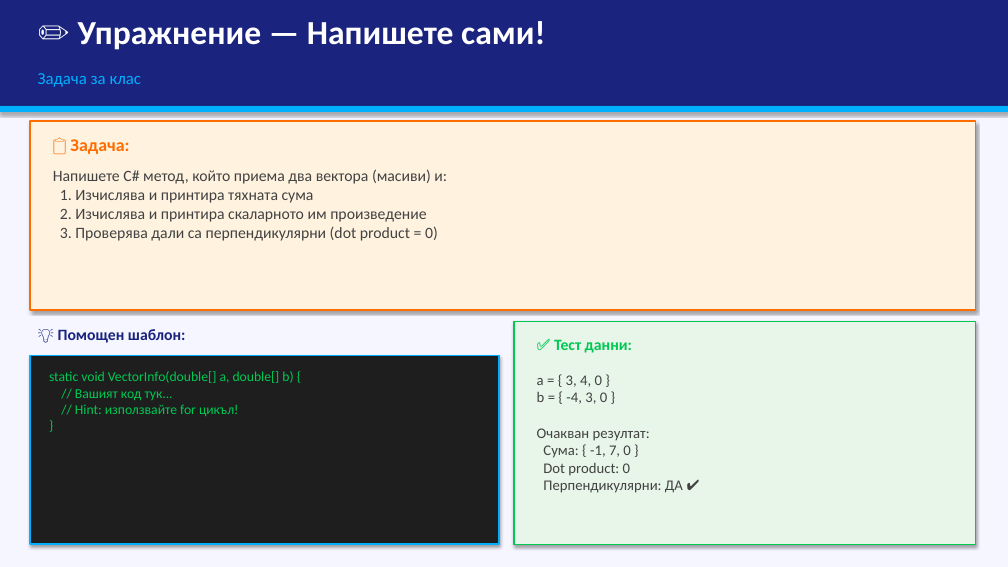
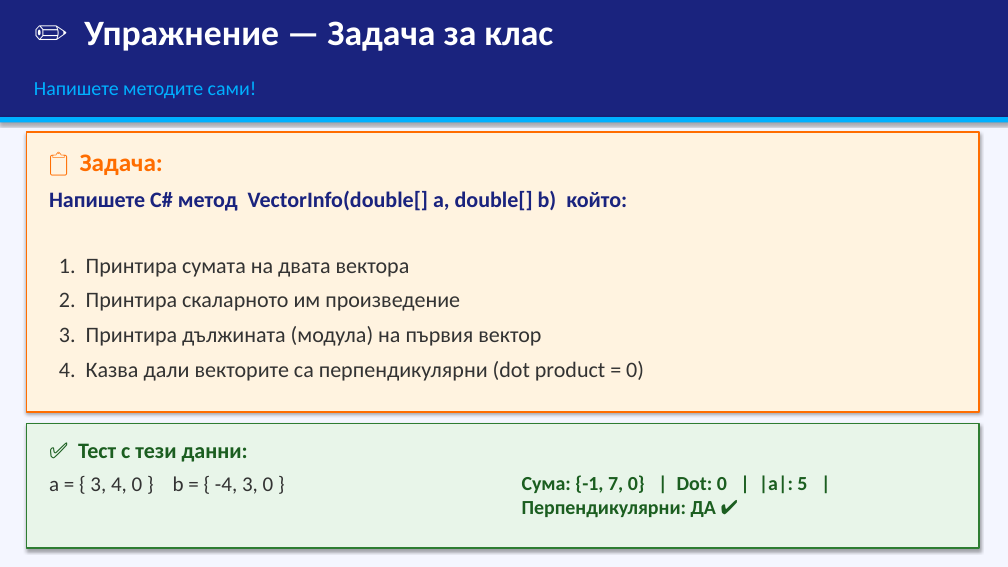
Before and after one commit to ngnyagolova-afk/Education, a slide deck: slide 12 of 11а клас/МОП/Раздел 5/Вектори_и_масиви_C#.pptx (slide 8 before the commit). Drawn at 1008x567 pixels with LibreOffice and Linux fonts; fonts in the diff are those of the drawing. Boxes give left, top, right and bottom in pixels: in the first picture for what was removed or moved away, otherwise in the second. Text is boxed around its words. In the diff, an @@ line names an element or a change of style, - is before the commit and + after.

```diff
--- a/11а клас/МОП/Раздел 5/Вектори_и_масиви_C#.pptx
+++ b/11а клас/МОП/Раздел 5/Вектори_и_масиви_C#.pptx
@@ rectangle: place and size @@
-rectangle at box(0, 0, 1008, 106)
+rectangle at box(0, 0, 1008, 117)
@@ rectangle at box(0, 0, 1008, 567): fill #F5F6FF to #F4F6FF @@
@@ text at box(84, 21, 553, 51): text changed; size 16 to 34 pt; text colour #00B0FF to #FFFFFF; bold on @@
-Задача за клас
+✏️ Упражнение — Задача за клас
@@ text at box(34, 81, 257, 98): text changed; size 32 to 19 pt; text colour #FFFFFF to #00B0FF; bold off @@
-✏️ Упражнение — Напишете сами!
+Напишете методите сами!
@@ rectangle: place and size @@
-rectangle at box(0, 106, 1008, 112)
+rectangle at box(0, 117, 1008, 123)
@@ rectangle: place and size @@
-rectangle at box(30, 121, 975, 310)
+rectangle at box(26, 132, 979, 412)
@@ text "📋 Задача:": place and size @@
-text "📋 Задача:" at box(70, 139, 129, 154)
+text "📋 Задача:" at box(80, 154, 163, 175)
@@ text "📋 Задача:" at box(80, 154, 163, 175): size 17 to 24 pt @@
@@ text at box(49, 191, 644, 381): text changed; size 15 to 21 pt; text colour #424242 to #333333 @@
-Напишете C# метод, който приема два вектора (масиви) и:
-1. Изчислява и принтира тяхната сума
-2. Изчислява и принтира скаларното им произведение
-3. Проверява дали са перпендикулярни (dot product = 0)
+Напишете C# метод VectorInfo(double[] a, double[] b) който:
+1. Принтира сумата на двата вектора
+2. Принтира скаларното им произведение
+3. Принтира дължината (модула) на първия вектор
+4. Казва дали векторите са перпендикулярни (dot product = 0)
@@ text removed at box(58, 329, 186, 343) @@
-💡 Помощен шаблон:
@@ rectangle removed at box(514, 321, 975, 544) @@
@@ rectangle removed at box(30, 355, 499, 544) @@
@@ text removed at box(49, 371, 293, 416) @@
-static void VectorInfo(double[] a, double[] b) {
-// Вашият код тук...
-// Hint: използвайте for цикъл!
-}
@@ rectangle added at box(26, 423, 979, 548), fill #E8F5E9, outline #2E7D32 1.5 pt @@
@@ text at box(78, 443, 248, 462): text changed; size 15 to 21 pt; text colour #00C853 to #1B5E20 @@
-✅ Тест данни:
+✅ Тест с тези данни:
@@ text added at box(49, 476, 274, 494), 20 pt, text #333333 @@
+a = { 3, 4, 0 } b = { -4, 3, 0 }
@@ text at box(522, 475, 807, 518): text changed; size 14 to 19 pt; text colour #424242 to #1B5E20; bold on @@
-a = { 3, 4, 0 }
-b = { -4, 3, 0 }
-Очакван резултат:
-Сума: { -1, 7, 0 }
-Dot product: 0
-Перпендикулярни: ДА ✔
+Сума: {-1, 7, 0} | Dot: 0 | |a|: 5 | Перпендикулярни: ДА ✔
```
Also in this commit, not shown: 5 other slides changed, 9 slides added, 4 slides removed, 1 other file.
